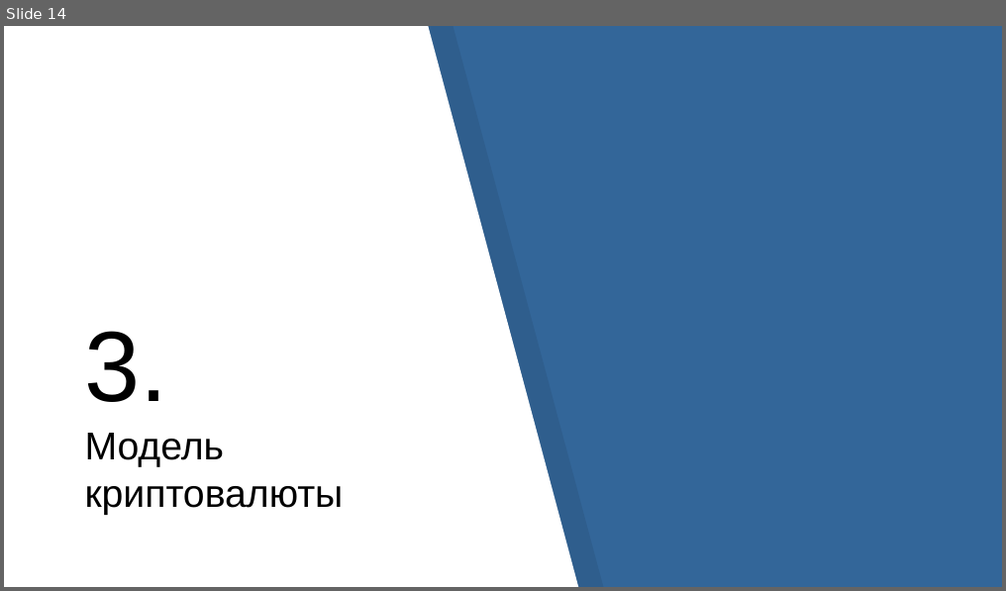
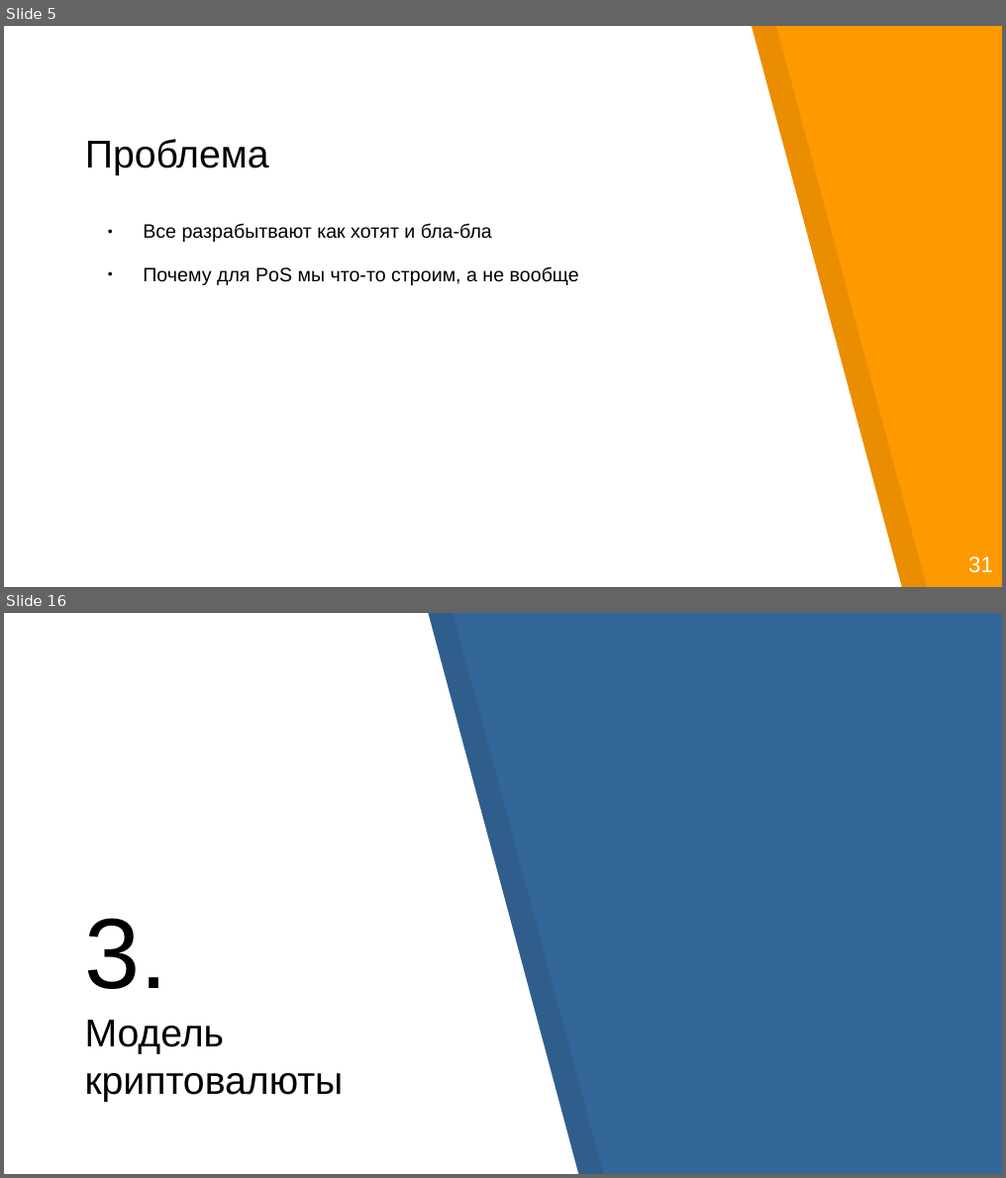
Before and after one commit to georgeee/itmo-master-thesis, a slide deck: presentation.odp. Shown one above the other, each under a label of ours: slide 14 before the commit, slides 5 and 16 after it; the slides between them are not shown. The pictures are 1006x591 and 1006x1178 pixels, drawn with LibreOffice and Linux fonts; fonts in the diff are those of the drawing. Boxes give left, top, right and bottom in pixels: in the first picture for what was removed or moved away, otherwise in the second. Text is boxed around its words. In the diff, an @@ line names an element or a change of style, - is before the commit and + after.

```diff
--- a/presentation.odp
+++ b/presentation.odp
@@ slide 5 added at bbox=[4, 26, 1002, 587], background #FF9900 @@
@@ freeform shape added at bbox=[4, 26, 902, 587], fill #FFFFFF @@
@@ freeform shape added at bbox=[29, 26, 927, 587], fill #000000 at 8% opacity @@
@@ title added at bbox=[85, 139, 269, 175], 28 pt, text #000000 @@
+Проблема
@@ text added at bbox=[143, 223, 579, 285], 14 pt, text #000000 @@
+● Все разрабытвают как хотят и бла-бла
+● Почему для PoS мы что-то строим, а не вообще
@@ text added at bbox=[968, 557, 993, 573], 16 pt, text #FFFFFF @@
+31
@@ what was slide 14 is now slide 16 @@
```
Also in this commit, not shown: 25 slides changed, 3 other slides added, 2 slides removed.
